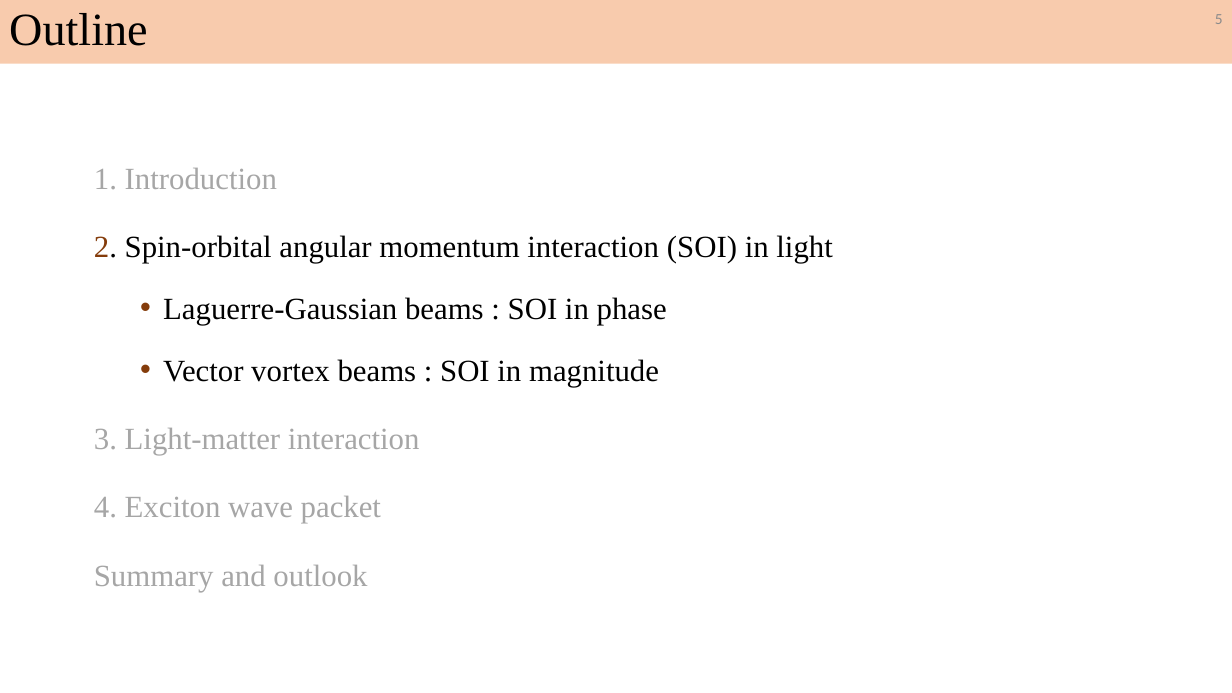
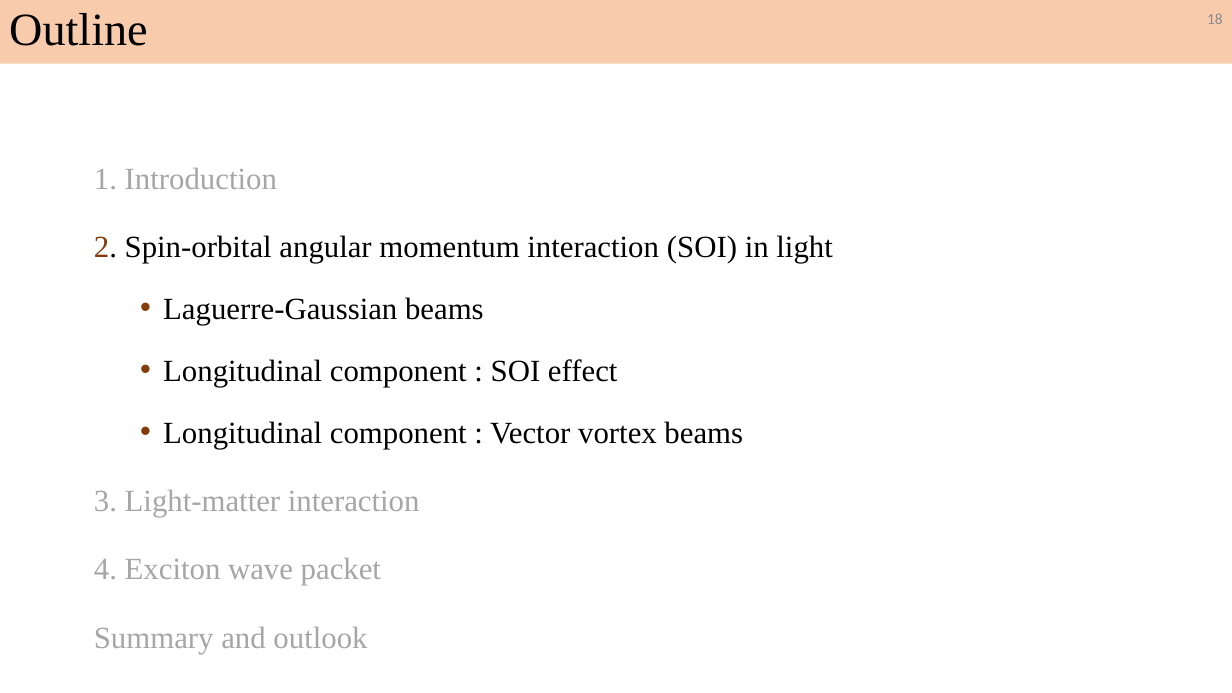
Before and after one commit to Liubroke13/Main_code, a slide deck: slide 18 of Final/碩士總結/RY_Defense_v1.pptx (slide 5 before the commit). Drawn at 1232x693 pixels with LibreOffice and Linux fonts; fonts in the diff are those of the drawing. Boxes give left, top, right and bottom in pixels: in the first picture for what was removed or moved away, otherwise in the second. Text is boxed around its words. In the diff, an @@ line names an element or a change of style, - is before the commit and + after.

```diff
--- a/Final/碩士總結/RY_Defense_v1.pptx
+++ b/Final/碩士總結/RY_Defense_v1.pptx
@@ page number at <box>1207,13,1223,24</box>: text changed @@
-5
+18
@@ text at <box>163,297,743,449</box>: text changed @@
-  • Laguerre-Gaussian beams : SOI in phase
-  • Vector vortex beams : SOI in magnitude
+  • Laguerre-Gaussian beams
+  • Longitudinal component : SOI effect
+  • Longitudinal component : Vector vortex beams
```
Also in this commit, not shown: 8 other slides changed, 40 slides added, 1 slide removed, 34 other files.
